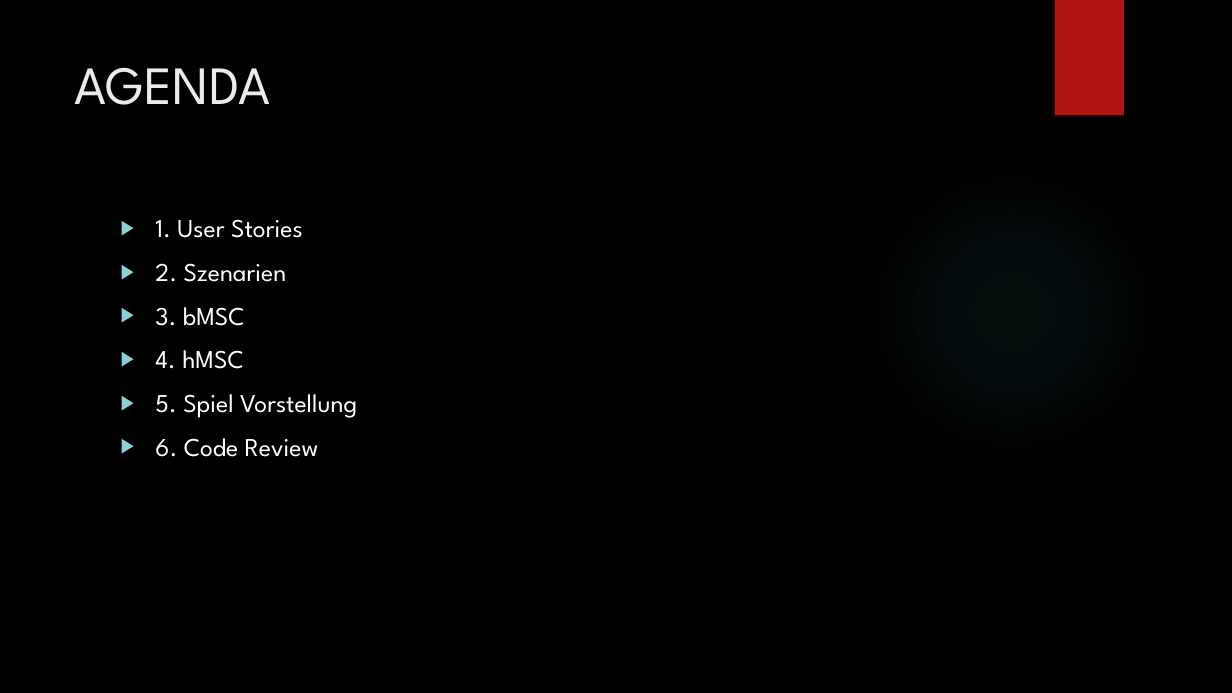
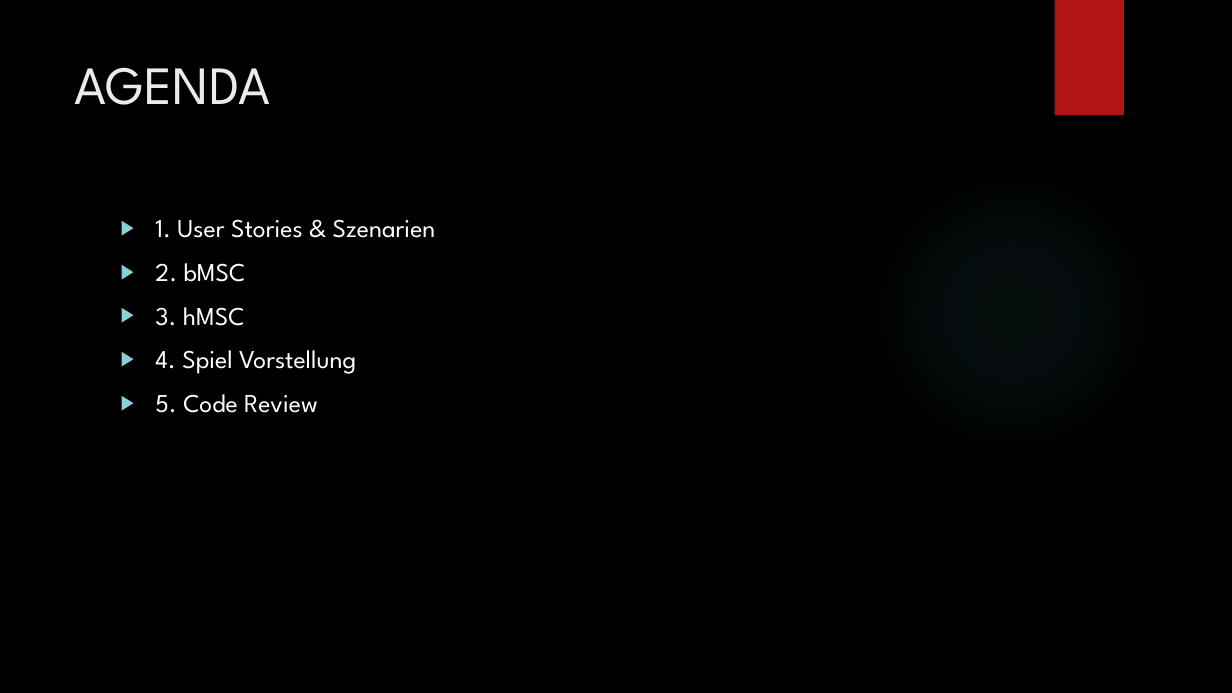
Before and after one commit to tarik2281/Swat_Engagement_Pheretima, a slide deck: slide 2 of Dokumentation/SEP Gruppe L - Swat Engagement Pheretima.pptx. Drawn at 1232x693 pixels with LibreOffice and Linux fonts; fonts in the diff are those of the drawing; background and template pictures are left out. Boxes give left, top, right and bottom in pixels: in the first picture for what was removed or moved away, otherwise in the second. Text is boxed around its words. In the diff, an @@ line names an element or a change of style, - is before the commit and + after.

```diff
--- a/Dokumentation/SEP Gruppe L - Swat Engagement Pheretima.pptx
+++ b/Dokumentation/SEP Gruppe L - Swat Engagement Pheretima.pptx
@@ text at bbox=[155, 219, 436, 413]: text changed @@
-▶ 1. User Stories
-▶ 2. Szenarien
-▶ 3. bMSC
-▶ 4. hMSC
-▶ 5. Spiel Vorstellung
-▶ 6. Code Review
+▶ 1. User Stories & Szenarien
+▶ 2. bMSC
+▶ 3. hMSC
+▶ 4. Spiel Vorstellung
+▶ 5. Code Review
```
Also in this commit, not shown: 5 other slides changed, 4 slides added, 2 slides removed, 3 other files.
